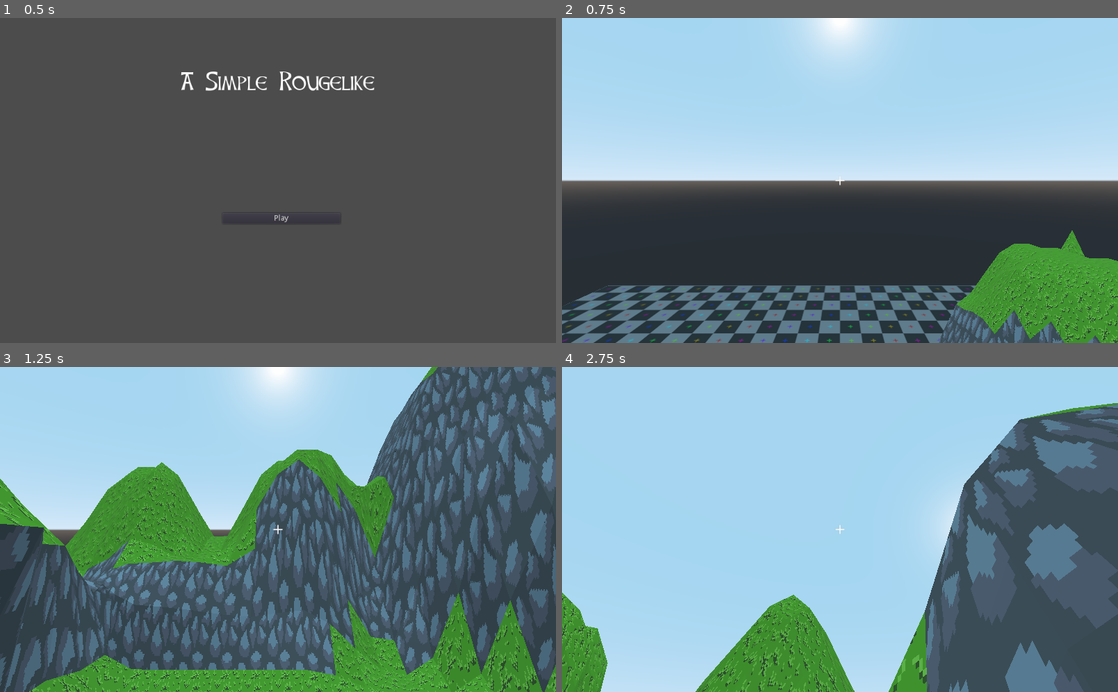
Above: before the commit, frames 1-4 (two rows, left to right).
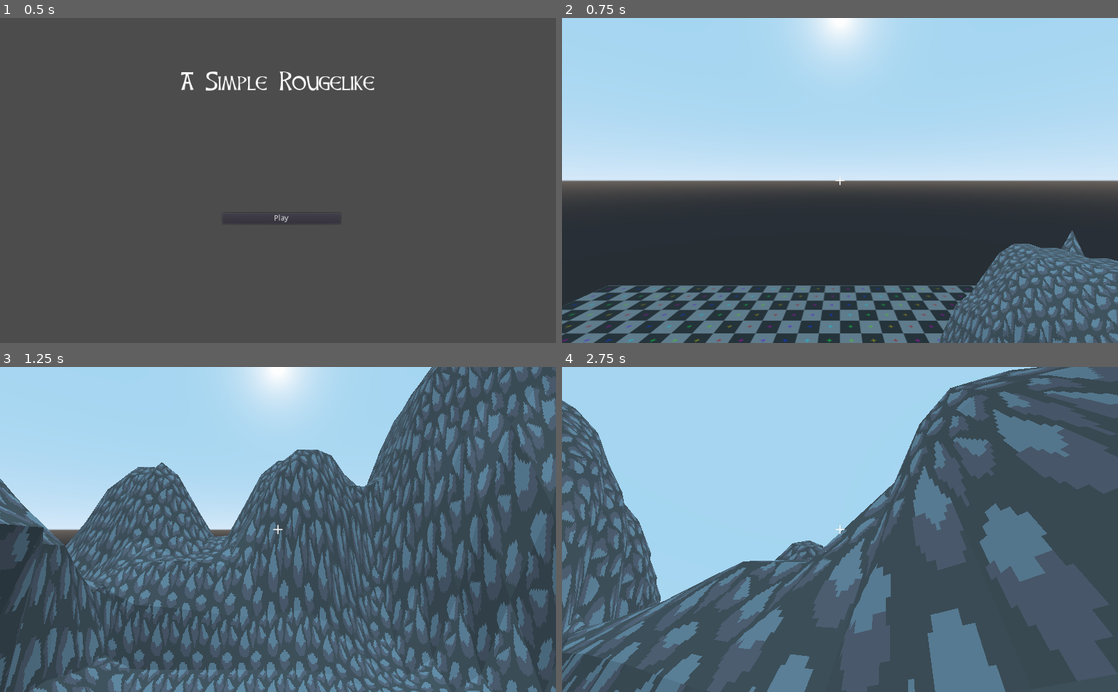
Above: after the commit, the same moments.

Repository: IgorGRBR/A-Simple-Rougelike
Game: Godot game, scene res://scenes/MainMenu.tscn
Same seed, same stepped clock (60 frames per second), same inputs: the game is played once before the commit and once after it.
Inputs (mouse positions are in pixels of both pictures, inside the frame that each line leads up to):
- Up to frame 1 (0.5 s): no input
- Up to frame 2 (0.75 s): click "Play" at 0.5 s
- Up to frame 3 (1.25 s): no input
- Up to frame 4 (2.75 s): move the mouse to (867, 529) at 1.27 s; hold Space (space) 1.28-2.03 s; hold W from 1.28 s (still down); move the mouse to (812, 529) at 2.02 s; click (812, 529) at 2.1 s; tap Space (space) at 2.3 s

Frame 1 is identical in both runs. In frame 2, 6.4% of the frame differs, in the area x 71-100%, y 65-100%; in frame 3, 19%; in frame 4, 53%, in the area x 0-100%, y 0-100%.

Commit message:
Disappoinment
Tiles with physics suck

Diff:
--- /dev/null
+++ b/prefabs/environment/GridmapTest.tscn
@@ -0,0 +1,18 @@
+[gd_scene load_steps=3 format=2]
+
+[ext_resource path="res://prefabs/first_person_controller/First_Person_Character.tscn" type="PackedScene" id=1]
+[ext_resource path="res://gridmaps/sample.meshlib" type="MeshLibrary" id=2]
+
+[node name="GridmapTest" type="Spatial"]
+
+[node name="GridMap" type="GridMap" parent="."]
+mesh_library = ExtResource( 2 )
+data = {
+"cells": PoolIntArray( 0, 0, 0, 65535, 0, 0, 0, 65535, 0, 65535, 65535, 0 )
+}
+__meta__ = {
+"_editor_clip_": 0
+}
+
+[node name="Character" parent="." instance=ExtResource( 1 )]
+transform = Transform( 1, 0, 0, 0, 1, 0, 0, 0, 1, 0, 4.0865, 0 )
--- /dev/null
+++ b/prefabs/environment/SampleGridmap.tscn
@@ -0,0 +1,41 @@
+[gd_scene load_steps=8 format=2]
+
+[ext_resource path="res://models/grass_texture.png" type="Texture" id=1]
+[ext_resource path="res://models/rocks_texture.png" type="Texture" id=2]
+[ext_resource path="res://models/block.obj" type="ArrayMesh" id=3]
+
+[sub_resource type="SpatialMaterial" id=1]
+albedo_texture = ExtResource( 1 )
+
+[sub_resource type="ConcavePolygonShape" id=2]
+data = PoolVector3Array( -1, 1, 1, -1, -1, 1, -1, 1, -1, -1, 1, -1, -1, -1, 1, -1, -1, -1, -1, 1, -1, -1, -1, -1, 1, 1, -1, 1, 1, -1, -1, -1, -1, 1, -1, -1, 1, 1, -1, 1, -1, -1, 1, 1, 1, 1, 1, 1, 1, -1, -1, 1, -1, 1, 1, 1, 1, 1, -1, 1, -1, 1, 1, -1, 1, 1, 1, -1, 1, -1, -1, 1, 1, -1, -1, -1, -1, -1, 1, -1, 1, 1, -1, 1, -1, -1, -1, -1, -1, 1, -1, 1, -1, 1, 1, -1, -1, 1, 1, -1, 1, 1, 1, 1, -1, 1, 1, 1 )
+
+[sub_resource type="SpatialMaterial" id=3]
+albedo_texture = ExtResource( 2 )
+
+[sub_resource type="ConcavePolygonShape" id=4]
+data = PoolVector3Array( -1, 1, 1, -1, -1, 1, -1, 1, -1, -1, 1, -1, -1, -1, 1, -1, -1, -1, -1, 1, -1, -1, -1, -1, 1, 1, -1, 1, 1, -1, -1, -1, -1, 1, -1, -1, 1, 1, -1, 1, -1, -1, 1, 1, 1, 1, 1, 1, 1, -1, -1, 1, -1, 1, 1, 1, 1, 1, -1, 1, -1, 1, 1, -1, 1, 1, 1, -1, 1, -1, -1, 1, 1, -1, -1, -1, -1, -1, 1, -1, 1, 1, -1, 1, -1, -1, -1, -1, -1, 1, -1, 1, -1, 1, 1, -1, -1, 1, 1, -1, 1, 1, 1, 1, -1, 1, 1, 1 )
+
+[node name="Gridmap" type="Spatial"]
+
+[node name="block" type="MeshInstance" parent="."]
+transform = Transform( 1, 0, 0, 0, 1, 0, 0, 0, 1, -6.54049, -0.238271, -2.32386 )
+material_override = SubResource( 1 )
+mesh = ExtResource( 3 )
+material/0 = null
+
+[node name="StaticBody" type="StaticBody" parent="block"]
+
+[node name="CollisionShape" type="CollisionShape" parent="block/StaticBody"]
+shape = SubResource( 2 )
+
+[node name="block2" type="MeshInstance" parent="."]
+transform = Transform( 1, 0, 0, 0, 1, 0, 0, 0, 1, 3.95998, -0.531961, -6.54932 )
+material_override = SubResource( 3 )
+mesh = ExtResource( 3 )
+material/0 = null
+
+[node name="StaticBody" type="StaticBody" parent="block2"]
+
+[node name="CollisionShape" type="CollisionShape" parent="block2/StaticBody"]
+shape = SubResource( 4 )
--- a/prefabs/first_person_controller/First_Person.gd
+++ b/prefabs/first_person_controller/First_Person.gd
@@ -4,6 +4,7 @@
 const GRAVITY = 9.8
 const WALL_ANGLE = deg2rad(45)
 const UP_VECTOR = Vector3(0, 1, 0)
+const MAX_SLIDES = 8
 
 #mouse sensitivity
 export(float,0.1,4.0) var sensitivity_x = 2
@@ -11,14 +12,15 @@
 
 #physics
 export(float, 10.0, 30.0) var speed = 7.0
-export(float, 0.01, 50.0) var acceleration = 50.0
+export(float, 0.01, 50.0) var acceleration = 15.0
 export(float,10.0, 50.0) var jump_height = 25
 export(float,1.0, 10.0) var mass = 8.0
 export(float,0.1, 3.0, 0.1) var gravity_scl = 1.0
 var stick_on_slopes = true
 var snap_vector = Vector3(0, -1, 0)
 var velocity = Vector3()
-var vertical_velocity = Vector3()
+var vertical_velocity = 0
+var gravity_normal = Vector3()
 
 #instances ref
 onready var player_cam = $Camera
@@ -43,16 +45,16 @@
 
 func _physics_process(delta):
 	#gravity
-	vertical_velocity = move_and_slide(
-		vertical_velocity,
-#		snap_vector,
+	vertical_velocity = move_and_slide_with_snap(
+		gravity_normal * vertical_velocity,
+		snap_vector,
 		UP_VECTOR,
 		stick_on_slopes,
-		4,
+		MAX_SLIDES,
 		WALL_ANGLE
-	)
-	vertical_velocity.x = 0
-	vertical_velocity.z = 0
+	).y
+#	vertical_velocity.x = 0
+#	vertical_velocity.z = 0
 	print("velocity:", vertical_velocity)
 	#print("vvelocity:", vertical_velocity)
 
@@ -62,25 +64,26 @@
 	#no walking on walls for you
 	var on_floor = is_on_floor()
 	if on_floor:
-
+		gravity_normal = get_floor_normal()
 		#jump
-		if Input.is_action_just_pressed("space"):
-			vertical_velocity.y = jump_height
+		if Input.is_action_pressed("space"):
+			vertical_velocity = jump_height
 			snap_vector.y = 0
 		else:
 			snap_vector.y = -1
 	else:
-		vertical_velocity.y -= GRAVITY * gravity_scl * mass * delta
+		vertical_velocity -= GRAVITY * gravity_scl * mass * delta
+		gravity_normal = Vector3.UP
 		pass
 
 	velocity = velocity.linear_interpolate(direction * speed, acceleration * delta)
 	velocity.y = 0
-	velocity = move_and_slide (
+	velocity = move_and_slide_with_snap (
 		velocity,
-#		snap_vector,
+		snap_vector,
 		UP_VECTOR,
 		stick_on_slopes,
-		4,
+		MAX_SLIDES,
 		WALL_ANGLE
 	)
 	pass
--- a/project.godot
+++ b/project.godot
@@ -60,10 +60,6 @@
  ]
 }
 
-[physics]
-
-common/physics_jitter_fix=0.5
-
 [rendering]
 
 environment/default_environment="res://default_env.tres"
Not shown, added: models/block.obj
Not shown, added: models/block.obj.import
Binary file added: models/grass_texture.png
Not shown, added: models/grass_texture.png.import
Binary file changed: models/rocks_texture.png
Not shown, added: gridmaps/sample.meshlib
